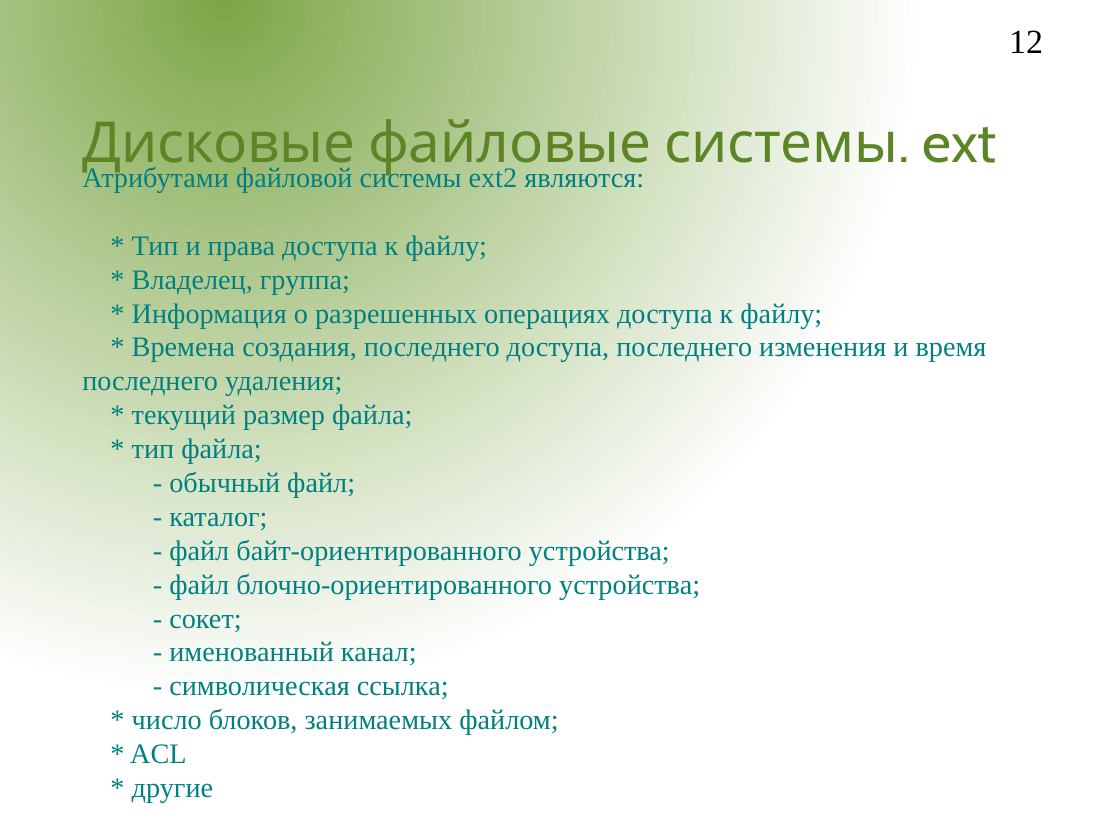
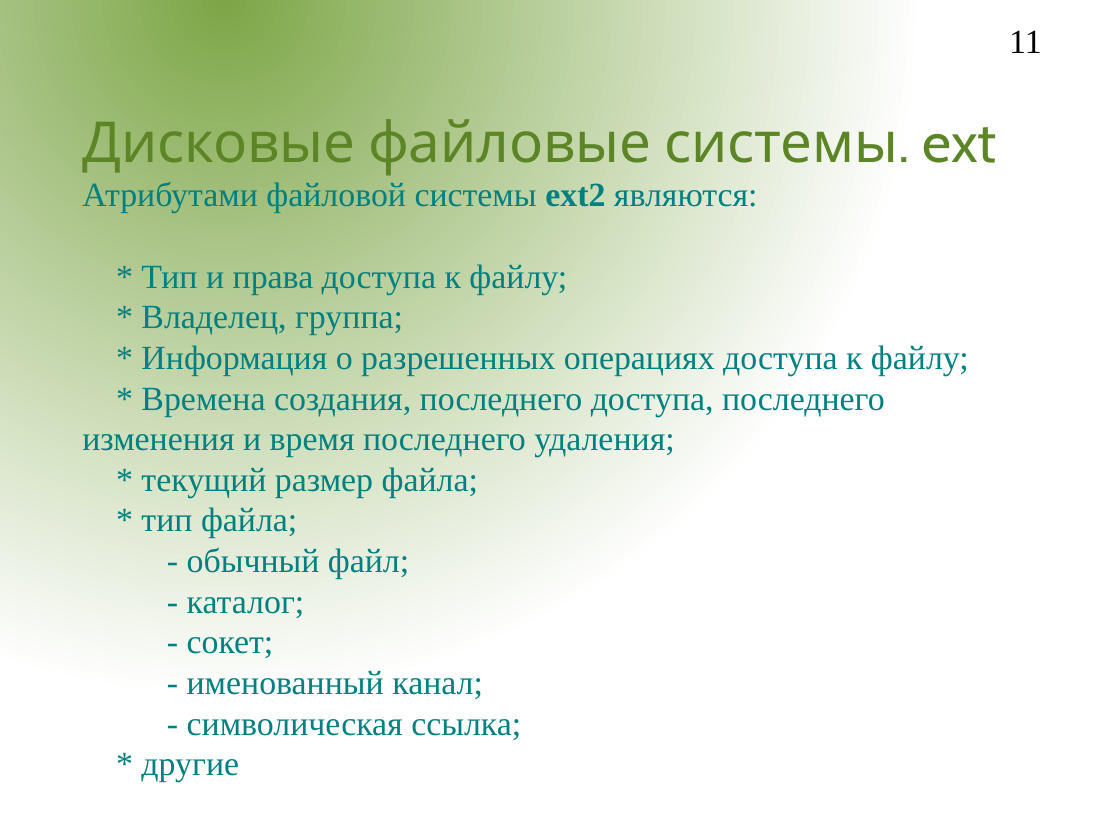
Before and after one commit to aeremenok/a-team-777, a slide deck: slide 11 of sem_9/st/fs.odp (slide 12 before the commit). Drawn at 1120x840 pixels with LibreOffice and Linux fonts; fonts in the diff are those of the drawing; background and template pictures are left out. Boxes give left, top, right and bottom in pixels: in the first picture for what was removed or moved away, otherwise in the second. Text is boxed around its words. In the diff, an @@ line names an element or a change of style, - is before the commit and + after.

```diff
--- a/sem_9/st/fs.odp
+++ b/sem_9/st/fs.odp
@@ page number at (1009,30,1042,53): text changed @@
-12
+11
@@ subtitle "Атрибутами файловой системы ext2 являются:": place and size @@
-subtitle "Атрибутами файловой системы ext2 являются:" at (82,165,987,802)
+subtitle "Атрибутами файловой системы ext2 являются:" at (82,182,969,783)
@@ subtitle "Атрибутами файловой системы ext2 являются:" at (82,182,969,783): size 20 to 24 pt; bold on in "ext2" @@
@@ subtitle at (169,540,700,599): paragraphs removed @@
-- файл байт-ориентированного устройства;
-- файл блочно-ориентированного устройства;
@@ subtitle at (130,709,558,764): paragraphs removed @@
-* число блоков, занимаемых файлом;
-* ACL
```
Also in this commit, not shown: 8 other slides changed, 3 slides added, 1 slide removed.
